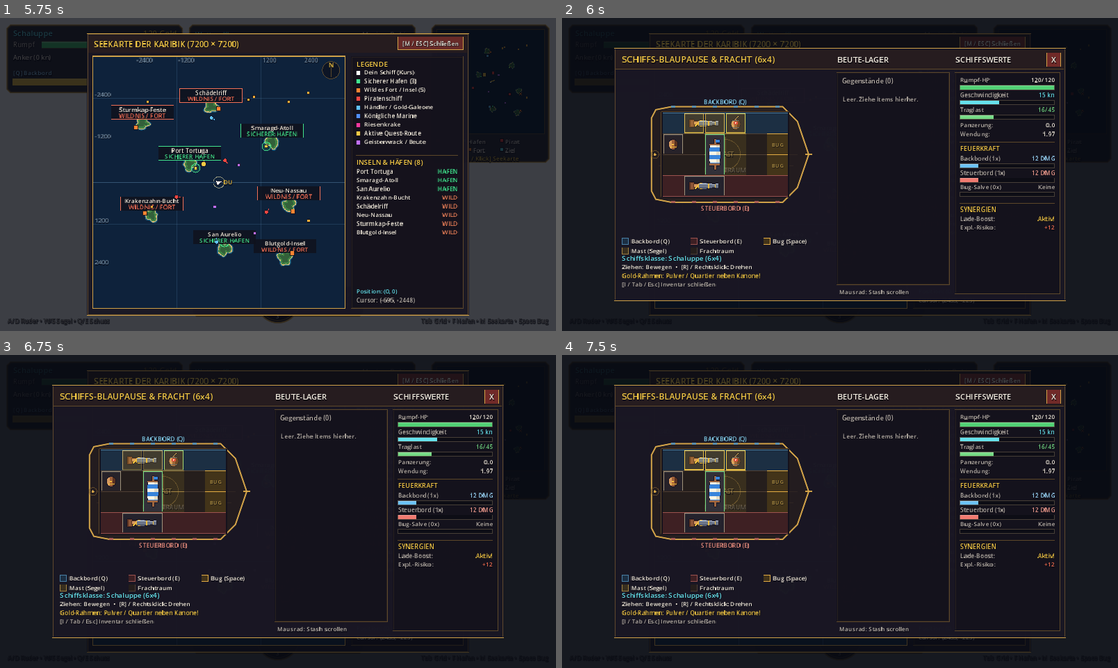
Above: before the commit, frames 1-4 (two rows, left to right).
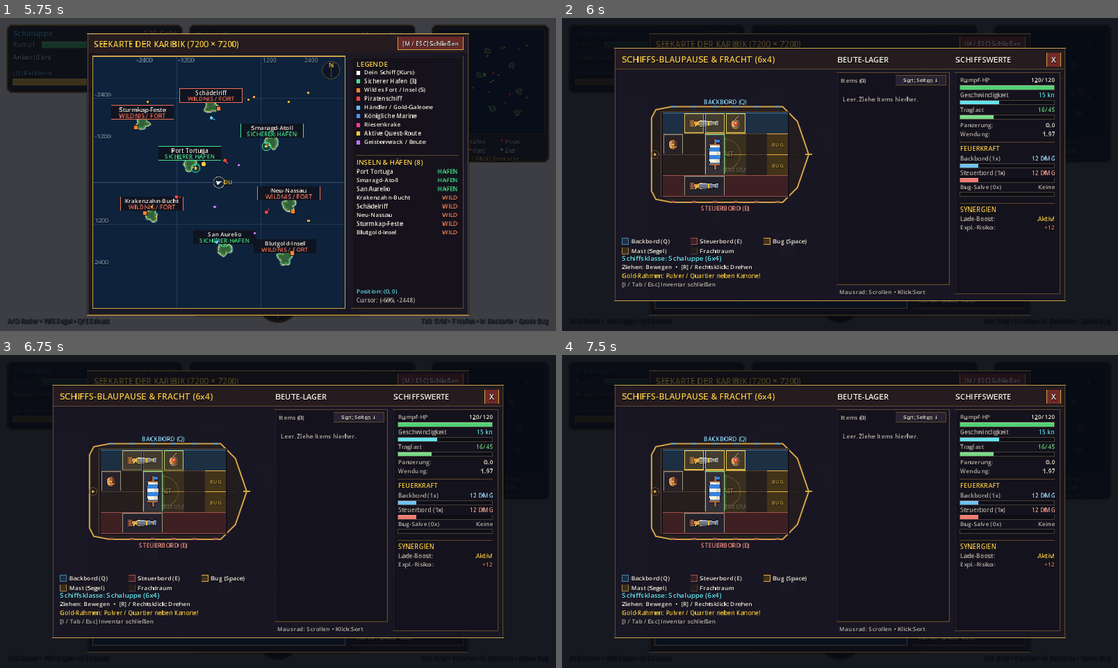
Above: after the commit, the same moments.

Repository: gandidast/high-seas-privateer
Game: Godot game, scene res://main.tscn
Same seed, same stepped clock (60 frames per second), same inputs: the game is played once before the commit and once after it.
Inputs (mouse positions are in pixels of both pictures, inside the frame that each line leads up to):
- Up to frame 1 (5.75 s): click "Lokal / Solo Spielen" at 0.5 s; tap Enter at 1.25, 3.5 s; drag from (489, 93) to (333, 105) at 1.27 s; tap Space (fire_bow) at 2 s; drag from (278, 174) to (250, 237) at 2.02 s; move the mouse to (333, 105) at 2.77 s; hold D (steer_right) 2.78-3.5 s; hold E (fire_starboard) 2.78-3.5 s; click (333, 105) at 2.92 s; drag from (250, 237) to (111, 127) at 3.52 s; move the mouse to (444, 221) at 4.27 s; hold A (steer_left) 4.28-5 s; hold R (rotate_item) 4.28-5 s; click (444, 221) at 4.42 s; drag from (111, 127) to (194, 96) at 5.02 s
- Up to frame 2 (6 s): move the mouse to (867, 174) at 5.77 s; hold S (sail_down) from 5.78 s (still down); tap G at 5.85 s; click (867, 174) at 5.92 s
- Up to frame 3 (6.75 s): release S (sail_down) at 6.5 s; tap Space (fire_bow) at 6.5 s; drag from (278, 511) to (166, 527) at 6.52 s
- Up to frame 4 (7.5 s): tap Enter at 7.25 s; move the mouse to (962, 495) at 7.27 s; hold W (sail_up) from 7.28 s (still down); hold Space (fire_bow) from 7.28 s (still down); click (962, 495) at 7.42 s

Frame 1 is identical in both runs. In frame 2, 0.3% of the frame differs, in the area x 50-70%, y 18-89%; in frame 3, 0.3%; in frame 4, 0.3%.

Commit message:
Add category grouping and rarity sorting to Beute-Lager stash UI

Diff:
--- a/ui/cargo_grid_ui.gd
+++ b/ui/cargo_grid_ui.gd
@@ -8,6 +8,7 @@
 const STASH_RECT_REL: Rect2 = CargoSlotRenderer.STASH_RECT_REL
 const STATS_RECT_REL: Rect2 = CargoSlotRenderer.STATS_RECT_REL
 const CLOSE_BTN_REL: Rect2 = CargoSlotRenderer.CLOSE_BTN_REL
+const SORT_BTN_REL: Rect2 = CargoSlotRenderer.SORT_BTN_REL
 const STASH_ROW_HEIGHT: float = CargoSlotRenderer.STASH_ROW_HEIGHT
 const STASH_HEADER_HEIGHT: float = CargoSlotRenderer.STASH_HEADER_HEIGHT
 const SYNERGY_PULSE_INTERVAL: float = 0.07 # ~14 Hz pulse when visible with active synergies
@@ -26,7 +27,9 @@
 
 var _hovered_item: Contracts.GridItemData = null
 var _hover_close: bool = false
+var _hover_sort: bool = false
 var _stash_scroll: int = 0
+var _stash_sort_mode: int = CargoSlotRenderer.STASH_SORT_RARITY_DESC
 var _updating_visibility: bool = false
 var _pulse_time: float = 0.0
 var _pulse_accum: float = 0.0
@@ -168,8 +171,8 @@
 			return
 		if mb.button_index == MOUSE_BUTTON_WHEEL_DOWN and mb.pressed:
 			if Rect2(panel_pos + STASH_RECT_REL.position, STASH_RECT_REL.size).has_point(mpos):
-				var max_vis: int = maxi(1, int(floor((STASH_RECT_REL.size.y - STASH_HEADER_HEIGHT - 4.0) / STASH_ROW_HEIGHT)))
-				_stash_scroll = mini(maxi(0, dredge_grid.stash_items.size() - max_vis), _stash_scroll + 1)
+				var entries: Array[Dictionary] = CargoSlotRenderer.build_stash_display_entries(dredge_grid, _stash_sort_mode, _dragging_item)
+				_stash_scroll = mini(maxi(0, entries.size() - 1), _stash_scroll + 1)
 				queue_redraw()
 				accept_event()
 			return
@@ -192,6 +195,11 @@
 			if mb.pressed:
 				if Rect2(panel_pos + CLOSE_BTN_REL.position, CLOSE_BTN_REL.size).has_point(mpos):
 					_toggle_open(false)
+					accept_event()
+					return
+				if Rect2(panel_pos + SORT_BTN_REL.position, SORT_BTN_REL.size).has_point(mpos):
+					_cycle_stash_sort()
+					queue_redraw()
 					accept_event()
 					return
 				if _dragging_item == null:
@@ -254,6 +262,13 @@
 	return Vector2i(int(floor(top_left.x / cell_sz)), int(floor(top_left.y / cell_sz)))
 
 
+func _cycle_stash_sort() -> void:
+	_stash_sort_mode = (_stash_sort_mode + 1) % 3
+	_stash_scroll = 0
+	if dredge_grid != null:
+		CargoSlotRenderer.sort_stash_items(dredge_grid.stash_items, _stash_sort_mode)
+
+
 func _get_stash_item_at(screen_pos: Vector2, panel_pos: Vector2) -> Contracts.GridItemData:
 	if dredge_grid == null:
 		return null
@@ -261,16 +276,30 @@
 	if not stash_rect.has_point(screen_pos):
 		return null
 	var list_top: float = stash_rect.position.y + STASH_HEADER_HEIGHT
-	if screen_pos.y < list_top:
+	var list_bottom: float = stash_rect.end.y - 6.0
+	if screen_pos.y < list_top or screen_pos.y > list_bottom:
 		return null
-	var idx: int = _stash_scroll + int(floor((screen_pos.y - list_top) / STASH_ROW_HEIGHT))
-	if idx >= 0 and idx < dredge_grid.stash_items.size():
-		return dredge_grid.stash_items[idx]
+	var entries: Array[Dictionary] = CargoSlotRenderer.build_stash_display_entries(dredge_grid, _stash_sort_mode, _dragging_item)
+	if entries.is_empty():
+		return null
+	var cur_y: float = list_top
+	var start_idx: int = clampi(_stash_scroll, 0, maxi(0, entries.size() - 1))
+	for idx in range(start_idx, entries.size()):
+		var entry: Dictionary = entries[idx]
+		var row_h: float = float(entry["height"])
+		if cur_y + row_h > list_bottom:
+			break
+		if screen_pos.y >= cur_y and screen_pos.y < cur_y + row_h:
+			if str(entry["type"]) == "item":
+				return entry["item"] as Contracts.GridItemData
+			return null
+		cur_y += row_h
 	return null
 
 
 func _update_hover(screen_pos: Vector2, panel_pos: Vector2) -> void:
 	_hover_close = Rect2(panel_pos + CLOSE_BTN_REL.position, CLOSE_BTN_REL.size).has_point(screen_pos)
+	_hover_sort = Rect2(panel_pos + SORT_BTN_REL.position, SORT_BTN_REL.size).has_point(screen_pos)
 	var cell: Vector2i = _screen_to_grid_cell(screen_pos, panel_pos)
 	if cell.x >= 0:
 		_hovered_item = dredge_grid.get_item_at(cell.x, cell.y)
@@ -359,7 +388,7 @@
 		return
 
 	_renderer.draw_ship_blueprint_and_grid(self, panel_pos, font, dredge_grid, ship_physics, _hovered_item, _pulse_time)
-	_renderer.draw_stash_panel(self, panel_pos, font, dredge_grid, _stash_scroll, _dragging_item, _hovered_item)
+	_renderer.draw_stash_panel(self, panel_pos, font, dredge_grid, _stash_scroll, _dragging_item, _hovered_item, _stash_sort_mode, _hover_sort)
 	_renderer.draw_stats_panel(self, panel_pos, font, dredge_grid, ship_physics)
 
 	var mouse_pos: Vector2 = get_local_mouse_position()
--- a/ui/cargo_slot_renderer.gd
+++ b/ui/cargo_slot_renderer.gd
@@ -8,8 +8,22 @@
 const STASH_RECT_REL: Rect2 = Rect2(512.0, 56.0, 260.0, 488.0)
 const STATS_RECT_REL: Rect2 = Rect2(784.0, 56.0, 242.0, 508.0)
 const CLOSE_BTN_REL: Rect2 = Rect2(996.0, 10.0, 32.0, 32.0)
+const SORT_BTN_REL: Rect2 = Rect2(648.0, 62.0, 116.0, 22.0)
 const STASH_ROW_HEIGHT: float = 60.0
+const STASH_GROUP_HEADER_HEIGHT: float = 24.0
 const STASH_HEADER_HEIGHT: float = 34.0
+
+const STASH_SORT_RARITY_DESC: int = 0
+const STASH_SORT_RARITY_ASC: int = 1
+const STASH_SORT_VALUE_DESC: int = 2
+
+const STASH_GROUPS: Array[Dictionary] = [
+	{ "id": 0, "label": "WAFFEN", "color": Color(0.96, 0.56, 0.44) },
+	{ "id": 1, "label": "SEGEL", "color": Color(0.38, 0.86, 0.84) },
+	{ "id": 2, "label": "RUMPF", "color": Color(0.68, 0.78, 0.92) },
+	{ "id": 3, "label": "CREW & PULVER", "color": Color(0.96, 0.80, 0.34) },
+	{ "id": 4, "label": "BEUTE & FRACHT", "color": Color(0.84, 0.74, 0.52) }
+]
 
 const COL_VALID: Color = Color(0.22, 0.82, 0.45, 0.30)
 const COL_INVALID: Color = Color(0.90, 0.25, 0.28, 0.34)
@@ -247,6 +261,140 @@
 	UIThemeHelper.draw_sharp_text(canvas, font, pos + Vector2(21.0, 13.0), label, 14, UIThemeHelper.COL_IVORY)
 
 
+static func get_stash_group_index(category: int) -> int:
+	match category:
+		Contracts.ItemCategory.CANNON, Contracts.ItemCategory.BOW_WEAPON:
+			return 0
+		Contracts.ItemCategory.SAIL:
+			return 1
+		Contracts.ItemCategory.HULL:
+			return 2
+		Contracts.ItemCategory.POWDER_BARREL, Contracts.ItemCategory.CREW_MOD:
+			return 3
+		_:
+			return 4
+
+
+static func get_item_quality_score(item: Contracts.GridItemData) -> int:
+	if item == null:
+		return 0
+	var affix_rank: int = 1
+	match item.affix:
+		Contracts.ItemAffix.RUSTED:
+			affix_rank = 0
+		Contracts.ItemAffix.STANDARD:
+			affix_rank = 1
+		Contracts.ItemAffix.MASTERWORK:
+			affix_rank = 2
+		Contracts.ItemAffix.CURSED:
+			affix_rank = 3
+	return item.rarity * 10 + affix_rank
+
+
+static func get_rarity_short_label(item: Contracts.GridItemData) -> String:
+	if item == null:
+		return ""
+	var r_txt: String = "Gew."
+	match item.rarity:
+		Contracts.ItemRarity.UNCOMMON:
+			r_txt = "Ungew."
+		Contracts.ItemRarity.RARE:
+			r_txt = "Selten"
+		Contracts.ItemRarity.LEGENDARY:
+			r_txt = "Legendär"
+		Contracts.ItemRarity.CURSED:
+			r_txt = "Verflucht"
+	match item.affix:
+		Contracts.ItemAffix.RUSTED:
+			return "Verrostet"
+		Contracts.ItemAffix.MASTERWORK:
+			return r_txt + " • Meist."
+		Contracts.ItemAffix.CURSED:
+			return r_txt + " • Fluch"
+		_:
+			return r_txt
+
+
+static func sort_mode_label(sort_mode: int) -> String:
+	match sort_mode:
+		STASH_SORT_RARITY_ASC:
+			return "Sort: Selten ↑"
+		STASH_SORT_VALUE_DESC:
+			return "Sort: Wert ↓"
+		_:
+			return "Sort: Selten ↓"
+
+
+static func _compare_stash_items(a: Contracts.GridItemData, b: Contracts.GridItemData, sort_mode: int) -> bool:
+	var ga: int = get_stash_group_index(a.category)
+	var gb: int = get_stash_group_index(b.category)
+	if ga != gb:
+		return ga < gb
+	if sort_mode == STASH_SORT_VALUE_DESC:
+		var va: int = a.get_effective_gold_value()
+		var vb: int = b.get_effective_gold_value()
+		if va != vb:
+			return va > vb
+	var na: String = a.name.to_lower()
+	var nb: String = b.name.to_lower()
+	if na != nb:
+		return na < nb
+	var qa: int = get_item_quality_score(a)
+	var qb: int = get_item_quality_score(b)
+	if qa != qb:
+		return (qa < qb) if sort_mode == STASH_SORT_RARITY_ASC else (qa > qb)
+	return a.get_effective_gold_value() > b.get_effective_gold_value()
+
+
+static func sort_stash_items(items: Array[Contracts.GridItemData], sort_mode: int) -> void:
+	if items.size() <= 1:
+		return
+	items.sort_custom(func(a: Contracts.GridItemData, b: Contracts.GridItemData) -> bool:
+		return _compare_stash_items(a, b, sort_mode)
+	)
+
+
+static func build_stash_display_entries(
+	dredge_grid: DredgeGrid,
+	sort_mode: int,
+	dragging_item: Contracts.GridItemData = null
+) -> Array[Dictionary]:
+	var entries: Array[Dictionary] = []
+	if dredge_grid == null:
+		return entries
+	var buckets: Array[Array] = [[], [], [], [], []]
+	for item_var in dredge_grid.stash_items:
+		if not (item_var is Contracts.GridItemData):
+			continue
+		var item: Contracts.GridItemData = item_var
+		if item == dragging_item:
+			continue
+		buckets[get_stash_group_index(item.category)].append(item)
+
+	for grp in STASH_GROUPS:
+		var gid: int = int(grp["id"])
+		var list: Array = buckets[gid]
+		if list.is_empty():
+			continue
+		list.sort_custom(func(a: Contracts.GridItemData, b: Contracts.GridItemData) -> bool:
+			return _compare_stash_items(a, b, sort_mode)
+		)
+		entries.append({
+			"type": "header",
+			"label": str(grp["label"]),
+			"count": list.size(),
+			"color": grp["color"],
+			"height": STASH_GROUP_HEADER_HEIGHT
+		})
+		for item in list:
+			entries.append({
+				"type": "item",
+				"item": item,
+				"height": STASH_ROW_HEIGHT
+			})
+	return entries
+
+
 func draw_stash_panel(
 	canvas: CanvasItem,
 	panel_pos: Vector2,
@@ -254,44 +402,59 @@
 	dredge_grid: DredgeGrid,
 	stash_scroll: int,
 	dragging_item: Contracts.GridItemData,
-	hovered_item: Contracts.GridItemData
+	hovered_item: Contracts.GridItemData,
+	sort_mode: int = STASH_SORT_RARITY_DESC,
+	hover_sort: bool = false
 ) -> void:
 	var sr := Rect2((panel_pos + STASH_RECT_REL.position).round(), STASH_RECT_REL.size.round())
 	UIThemeHelper.draw_framed_panel(canvas, sr, UIThemeHelper.COL_PANEL_INSET, UIThemeHelper.COL_BRASS_DIM, Color(0.22, 0.18, 0.14, 0.55))
-	UIThemeHelper.draw_sharp_text(canvas, font, sr.position + Vector2(12.0, 24.0), "Gegenstände (%d)" % dredge_grid.stash_items.size(), 15, UIThemeHelper.COL_MUTED)
+	UIThemeHelper.draw_sharp_text(canvas, font, sr.position + Vector2(10.0, 23.0), "Items (%d)" % dredge_grid.stash_items.size(), 14, UIThemeHelper.COL_MUTED)
+
+	var sort_rect := Rect2((panel_pos + SORT_BTN_REL.position).round(), SORT_BTN_REL.size.round())
+	var sort_bg: Color = Color(0.28, 0.24, 0.17, 0.98) if hover_sort else Color(0.16, 0.14, 0.20, 0.96)
+	UIThemeHelper.draw_clean_box(canvas, sort_rect, sort_bg, UIThemeHelper.COL_GOLD if hover_sort else UIThemeHelper.COL_BRASS_DIM)
+	UIThemeHelper.draw_sharp_text(canvas, font, sort_rect.position + Vector2(0.0, 16.0), sort_mode_label(sort_mode), 12, UIThemeHelper.COL_GOLD if hover_sort else UIThemeHelper.COL_IVORY, HORIZONTAL_ALIGNMENT_CENTER, int(sort_rect.size.x))
 
 	var list_top: float = sr.position.y + STASH_HEADER_HEIGHT
-	var max_visible: int = int(floor((sr.size.y - STASH_HEADER_HEIGHT - 4.0) / STASH_ROW_HEIGHT))
-	if dredge_grid.stash_items.is_empty():
+	var list_bottom: float = sr.end.y - 6.0
+	var entries: Array[Dictionary] = build_stash_display_entries(dredge_grid, sort_mode, dragging_item)
+
+	if entries.is_empty():
 		UIThemeHelper.draw_sharp_text(canvas, font, Vector2(sr.position.x + 14.0, list_top + 32.0), "Leer. Ziehe Items hierher.", 14, UIThemeHelper.COL_MUTED)
 	else:
-		var drawn_row: int = 0
-		for i in range(max_visible + 1):
-			if drawn_row >= max_visible:
+		var cur_y: float = list_top
+		var start_idx: int = clampi(stash_scroll, 0, maxi(0, entries.size() - 1))
+		for idx in range(start_idx, entries.size()):
+			var entry: Dictionary = entries[idx]
+			var row_h: float = float(entry["height"])
+			if cur_y + row_h > list_bottom:
 				break
-			var idx: int = stash_scroll + i
-			if idx >= dredge_grid.stash_items.size():
-				break
-			var item: Contracts.GridItemData = dredge_grid.stash_items[idx]
-			if item == dragging_item:
-				continue
-			var row_rect := Rect2(sr.position.x + 8.0, list_top + float(drawn_row) * STASH_ROW_HEIGHT, sr.size.x - 16.0, STASH_ROW_HEIGHT - 5.0)
-			var border: Color = UIThemeHelper.affix_color(item.affix, item.rarity)
-			var is_hov: bool = (hovered_item == item)
-			UIThemeHelper.draw_clean_box(canvas, row_rect, Color(0.17, 0.16, 0.23, 0.96) if is_hov else UIThemeHelper.COL_PANEL_CARD, UIThemeHelper.COL_GOLD if is_hov else border)
-
-			var icon_box := Rect2(row_rect.position + Vector2(5.0, 4.0), Vector2(47.0, 47.0))
-			UIThemeHelper.draw_clean_box(canvas, icon_box, UIThemeHelper.COL_PANEL_INSET, Color(border.r, border.g, border.b, 0.45))
-			draw_stash_item_sprite(canvas, icon_box, item)
-
-			var short_name: String = item.get_display_name()
-			if short_name.length() > 21:
-				short_name = short_name.substr(0, 20) + "."
-			UIThemeHelper.draw_sharp_text(canvas, font, row_rect.position + Vector2(58.0, 22.0), short_name, 14, border)
-			UIThemeHelper.draw_sharp_text(canvas, font, row_rect.position + Vector2(58.0, 43.0), "%dx%d • %d Gold" % [item.width, item.height, item.get_effective_gold_value()], 14, UIThemeHelper.COL_MUTED)
-			drawn_row += 1
-
-	UIThemeHelper.draw_sharp_text(canvas, font, Vector2(sr.position.x + 6.0, sr.position.y + sr.size.y + 22.0), "Mausrad: Stash scrollen", 14, UIThemeHelper.COL_MUTED)
+			if str(entry["type"]) == "header":
+				var hdr_rect := Rect2(sr.position.x + 8.0, cur_y + 2.0, sr.size.x - 16.0, row_h - 4.0)
+				var hcol: Color = entry["color"]
+				canvas.draw_rect(hdr_rect, Color(hcol.r, hcol.g, hcol.b, 0.11), true)
+				canvas.draw_line(Vector2(hdr_rect.position.x, hdr_rect.end.y), Vector2(hdr_rect.end.x, hdr_rect.end.y), Color(hcol.r, hcol.g, hcol.b, 0.45), 1.0)
+				UIThemeHelper.draw_sharp_text(canvas, font, hdr_rect.position + Vector2(6.0, 15.0), "%s (%d)" % [str(entry["label"]), int(entry["count"])], 13, hcol)
+			else:
+				var item: Contracts.GridItemData = entry["item"]
+				var row_rect := Rect2(sr.position.x + 8.0, cur_y, sr.size.x - 16.0, row_h - 5.0)
+				var border: Color = UIThemeHelper.affix_color(item.affix, item.rarity)
+				var is_hov: bool = (hovered_item == item)
+				UIThemeHelper.draw_clean_box(canvas, row_rect, Color(0.17, 0.16, 0.23, 0.96) if is_hov else UIThemeHelper.COL_PANEL_CARD, UIThemeHelper.COL_GOLD if is_hov else border)
+
+				var icon_box := Rect2(row_rect.position + Vector2(5.0, 4.0), Vector2(47.0, 47.0))
+				UIThemeHelper.draw_clean_box(canvas, icon_box, UIThemeHelper.COL_PANEL_INSET, Color(border.r, border.g, border.b, 0.45))
+				draw_stash_item_sprite(canvas, icon_box, item)
+
+				var short_name: String = item.name
+				if short_name.length() > 21:
+					short_name = short_name.substr(0, 20) + "."
+				UIThemeHelper.draw_sharp_text(canvas, font, row_rect.position + Vector2(58.0, 21.0), short_name, 14, border)
+				var sub_txt: String = "%s • %dx%d • %dG" % [get_rarity_short_label(item), item.width, item.height, item.get_effective_gold_value()]
+				UIThemeHelper.draw_sharp_text(canvas, font, row_rect.position + Vector2(58.0, 42.0), sub_txt, 13, UIThemeHelper.COL_MUTED)
+			cur_y += row_h
+
+	UIThemeHelper.draw_sharp_text(canvas, font, Vector2(sr.position.x + 6.0, sr.position.y + sr.size.y + 22.0), "Mausrad: Scrollen • Klick Sort", 14, UIThemeHelper.COL_MUTED)
 
 
 func draw_stats_panel(canvas: CanvasItem, panel_pos: Vector2, font: Font, dredge_grid: DredgeGrid, ship_physics: ShipPhysics) -> void:
